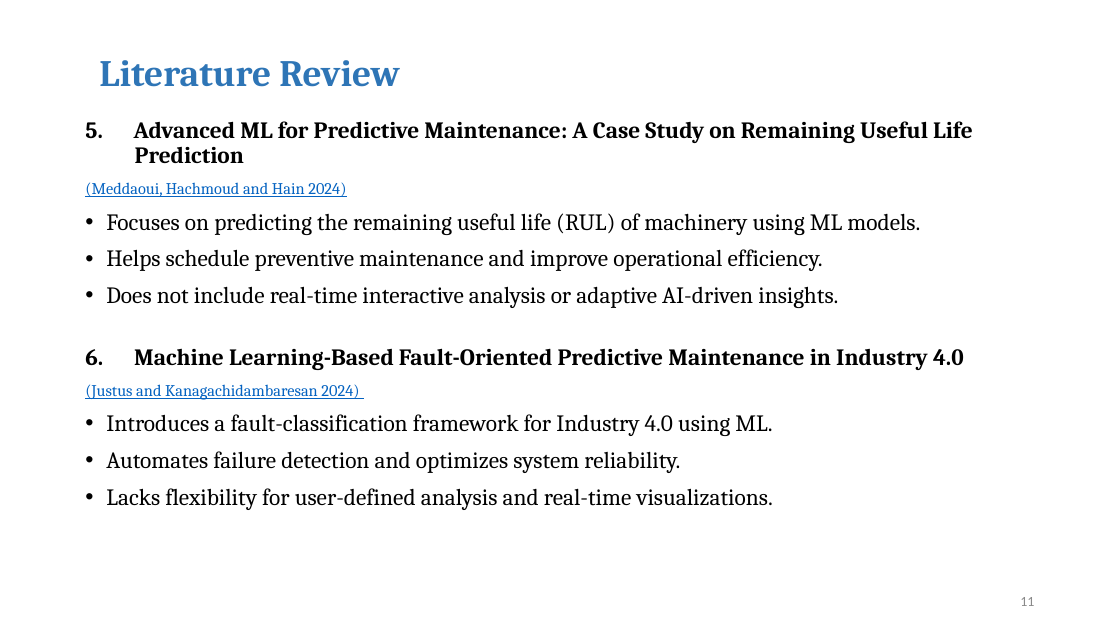
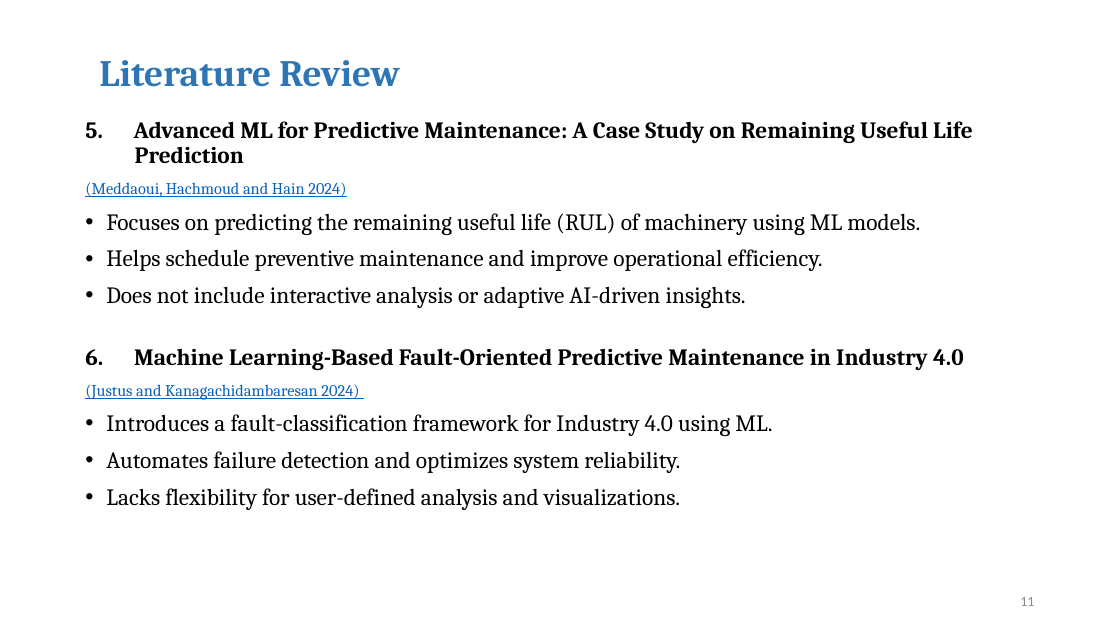
Before and after one commit to saipriya-dipika/AI-ML-Internship, a slide deck: slide 11 of Review 1 PPT.pptx. Drawn at 1120x630 pixels with LibreOffice and Linux fonts; fonts in the diff are those of the drawing; background and template pictures are left out. Boxes give left, top, right and bottom in pixels: in the first picture for what was removed or moved away, otherwise in the second. Text is boxed around its words. In the diff, an @@ line names an element or a change of style, - is before the commit and + after.

Commit message:
updated

```diff
--- a/Review 1 PPT.pptx
+++ b/Review 1 PPT.pptx
@@ text at bbox=[106, 286, 746, 308]: text changed @@
-• Does not include real-time interactive analysis or adaptive AI-driven insights.
+• Does not include interactive analysis or adaptive AI-driven insights.
@@ text at bbox=[106, 488, 680, 510]: text changed @@
-• Lacks flexibility for user-defined analysis and real-time visualizations.
+• Lacks flexibility for user-defined analysis and visualizations.
```
Also in this commit, not shown: 1 other slide changed, 1 slide added.
